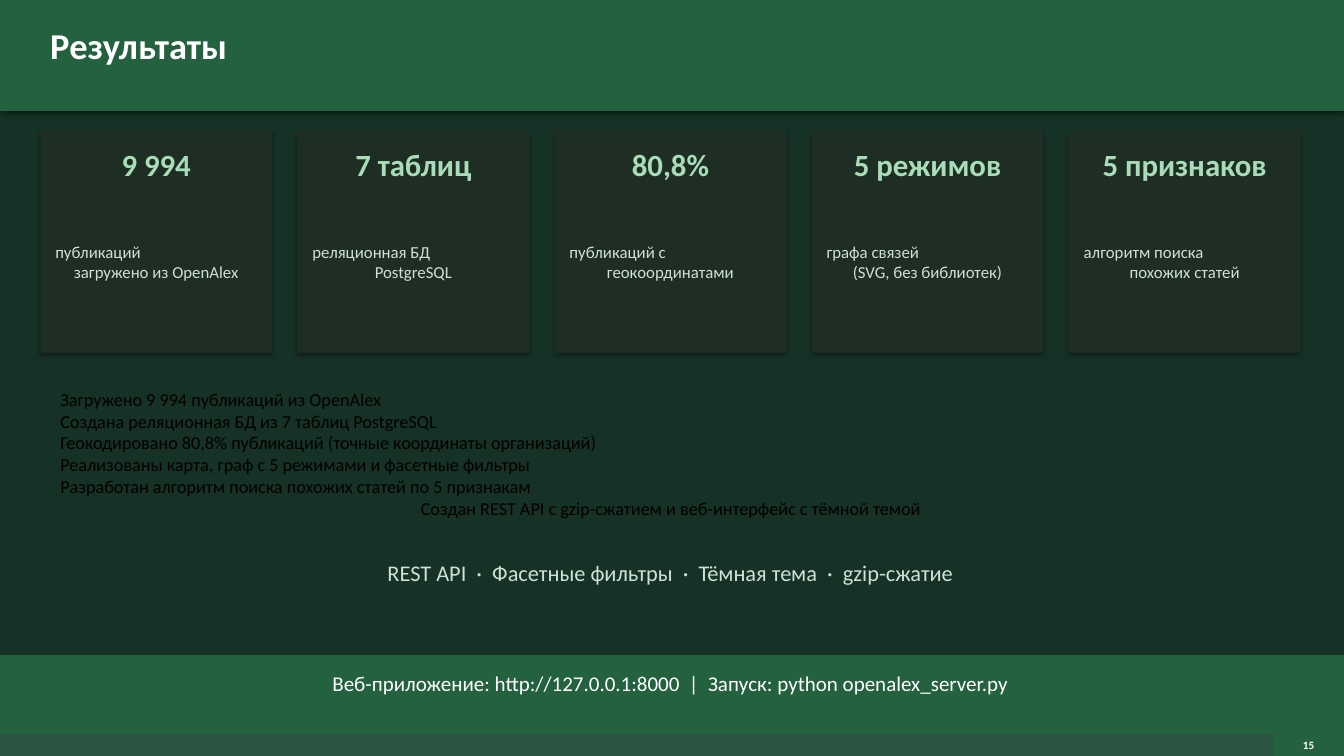
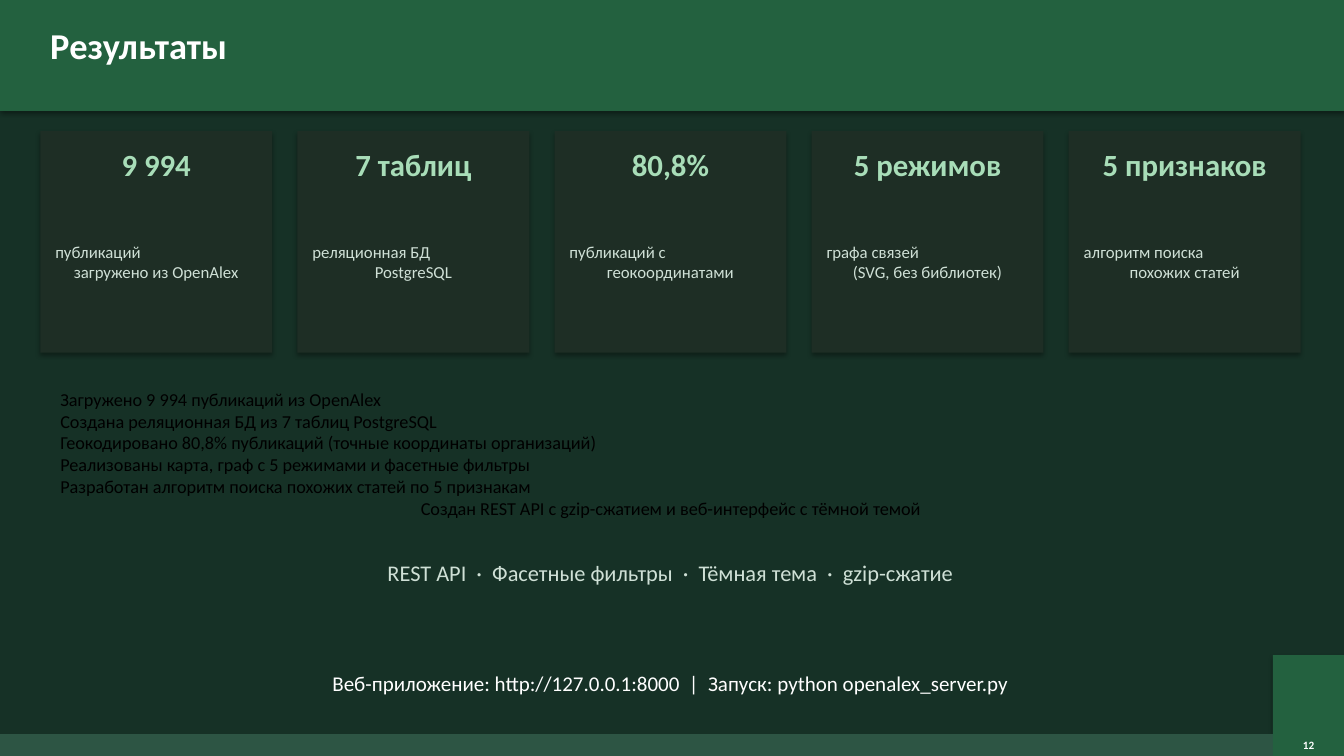
Before and after one commit to surnova2703/muiv3year, a slide deck: slide 12 of docs/Визуализация науки на основе метаданных публикаций и журналов.pptx (slide 13 before the commit). Drawn at 1344x756 pixels with LibreOffice and Linux fonts; fonts in the diff are those of the drawing. Boxes give left, top, right and bottom in pixels: in the first picture for what was removed or moved away, otherwise in the second. Text is boxed around its words. In the diff, an @@ line names an element or a change of style, - is before the commit and + after.

```diff
--- a/docs/Визуализация науки на основе метаданных публикаций и журналов.pptx
+++ b/docs/Визуализация науки на основе метаданных публикаций и журналов.pptx
@@ rectangle: place and size @@
-rectangle at [0,655,1344,756]
+rectangle at [1272,655,1344,756]
@@ rectangle: place and size @@
-rectangle at [0,734,1344,756]
+rectangle at [0,734,1285,756]
@@ rectangle added at [0,734,1344,756], fill #0D1F14 @@
```
Also in this commit, not shown: 11 other slides changed, 1 slide removed.
